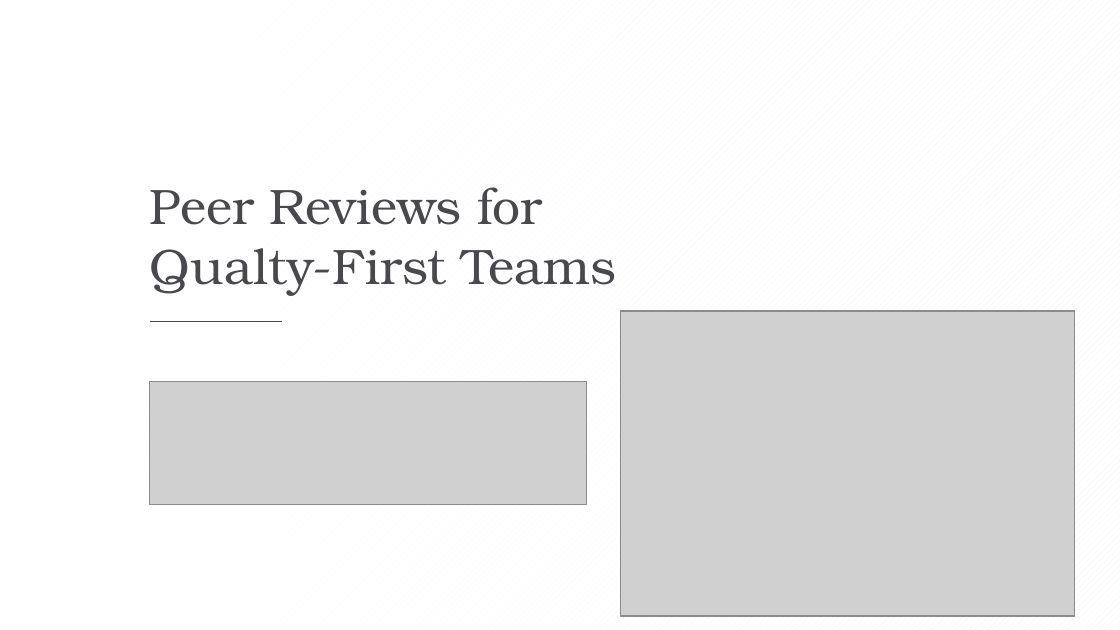
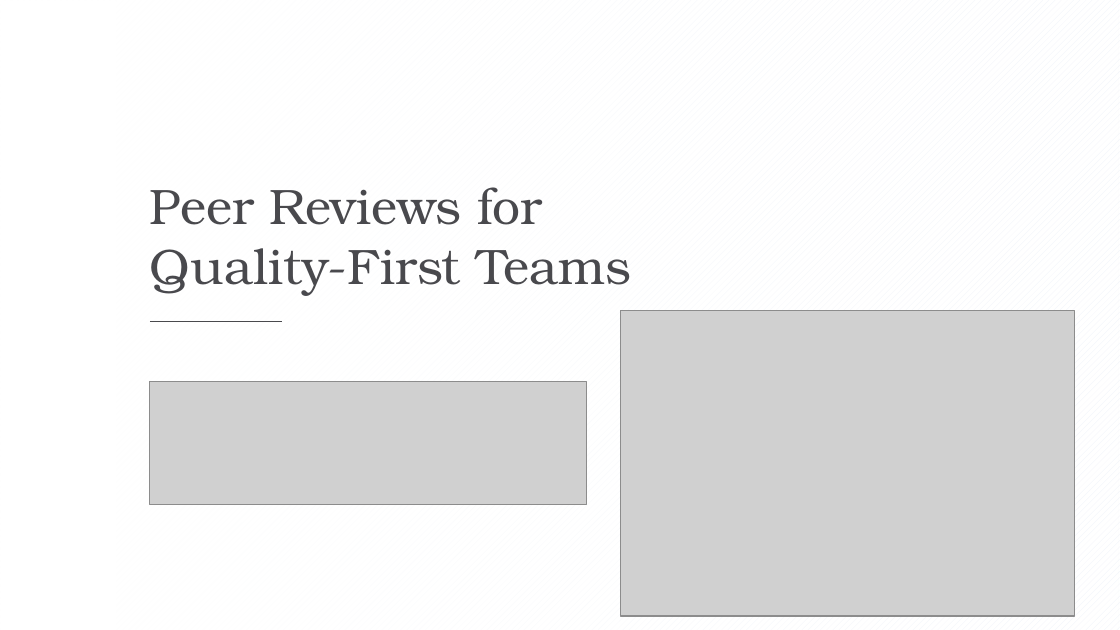
Before and after one commit to melgage/CollabSE, a slide deck: slide 1 of Collaborator vs. SCMs Substitutes.pptx. Drawn at 1120x630 pixels with LibreOffice and Linux fonts; fonts in the diff are those of the drawing; grey boxes stand for pictures; background and template pictures are left out. Boxes give left, top, right and bottom in pixels: in the first picture for what was removed or moved away, otherwise in the second. Text is boxed around its words. In the diff, an @@ line names an element or a change of style, - is before the commit and + after.

```diff
--- a/Collaborator vs. SCMs Substitutes.pptx
+++ b/Collaborator vs. SCMs Substitutes.pptx
@@ title at [150, 187, 631, 296]: text changed @@
-Peer Reviews for
-Qualty-First Teams
+Peer Reviews for
+Quality-First Teams
```
Also in this commit, not shown: 6 other files.
